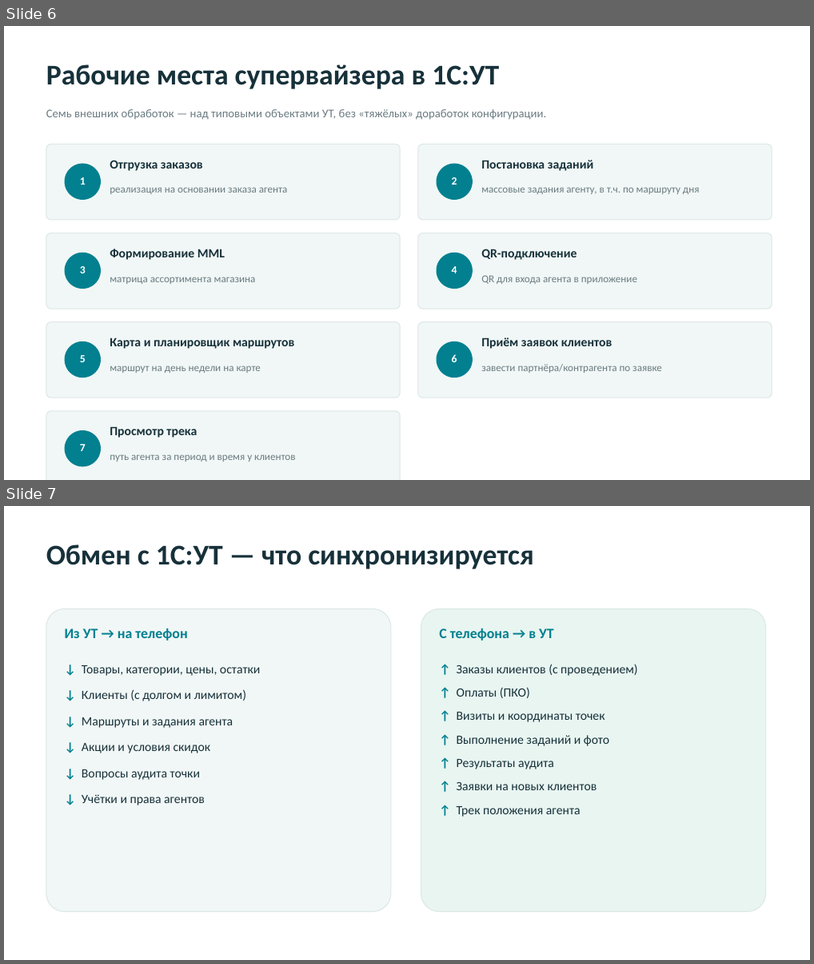
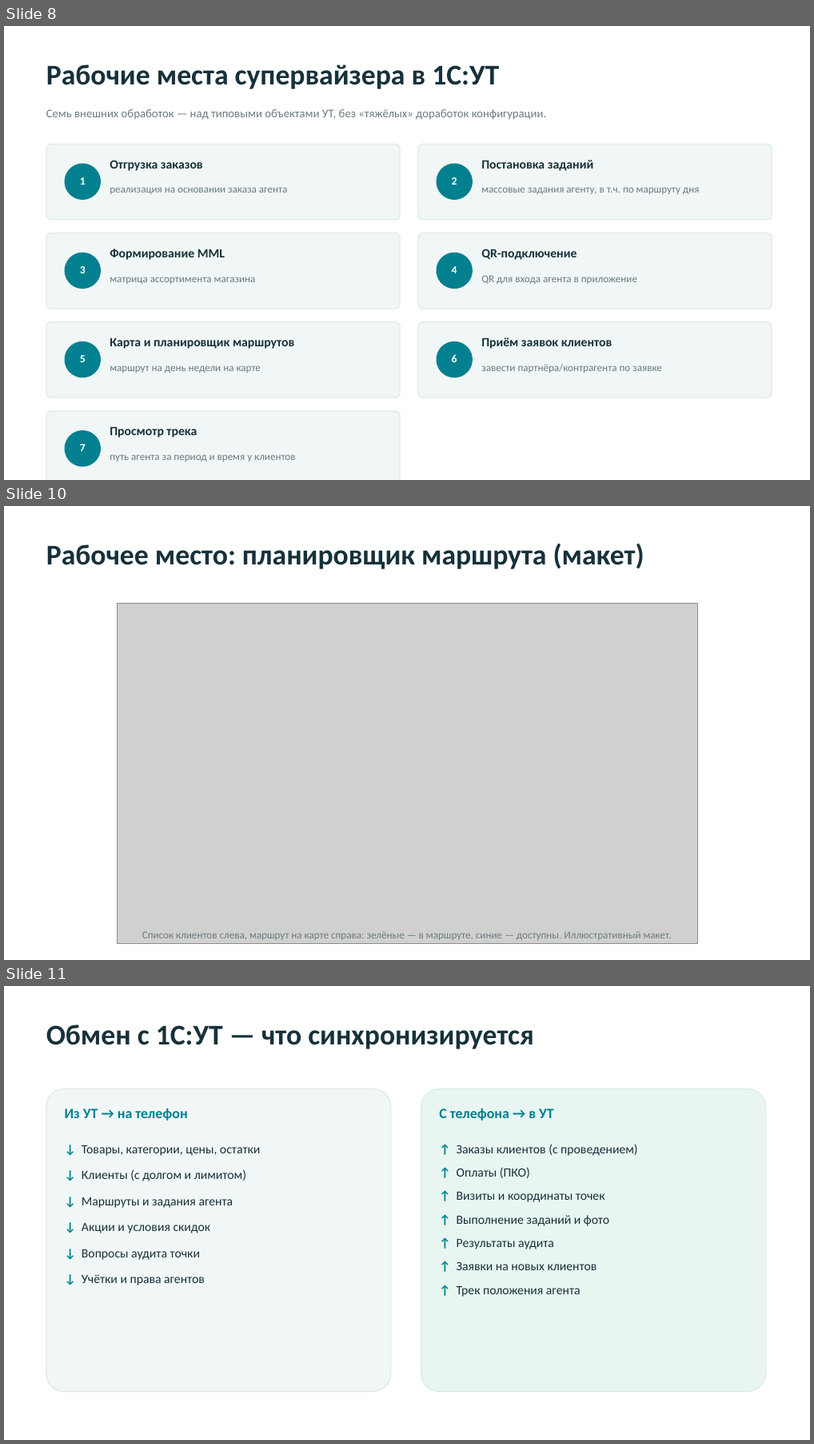
Before and after one commit to sheroz47-hub/smartsale, a slide deck: docs/SmartSale_презентация.pptx. Shown one above the other, each under a label of ours: slides 6 and 7 before the commit, slides 8, 10 and 11 after it; the slides between them are not shown. The pictures are 814x964 and 814x1444 pixels, drawn with LibreOffice and Linux fonts; fonts in the diff are those of the drawing; grey boxes stand for pictures. Boxes give left, top, right and bottom in pixels: in the first picture for what was removed or moved away, otherwise in the second. Text is boxed around its words. In the diff, an @@ line names an element or a change of style, - is before the commit and + after.

```diff
--- a/docs/SmartSale_презентация.pptx
+++ b/docs/SmartSale_презентация.pptx
@@ slide 10 added at [4,506,810,960], background #FFFFFF @@
@@ text added at [46,543,645,569], 34 pt, text #17313A, bold @@
+Рабочее место: планировщик маршрута (макет)
@@ picture added at [117,603,698,944] @@
@@ text added at [142,931,672,940], 12.5 pt, text #6B7C82 @@
+Список клиентов слева, маршрут на карте справа: зелёные — в маршруте, синие — доступны. Иллюстративный макет.
@@ what was slide 6 is now slide 8 @@
@@ what was slide 7 is now slide 11 @@
```
Also in this commit, not shown: 6 other slides added, 1 other file.
